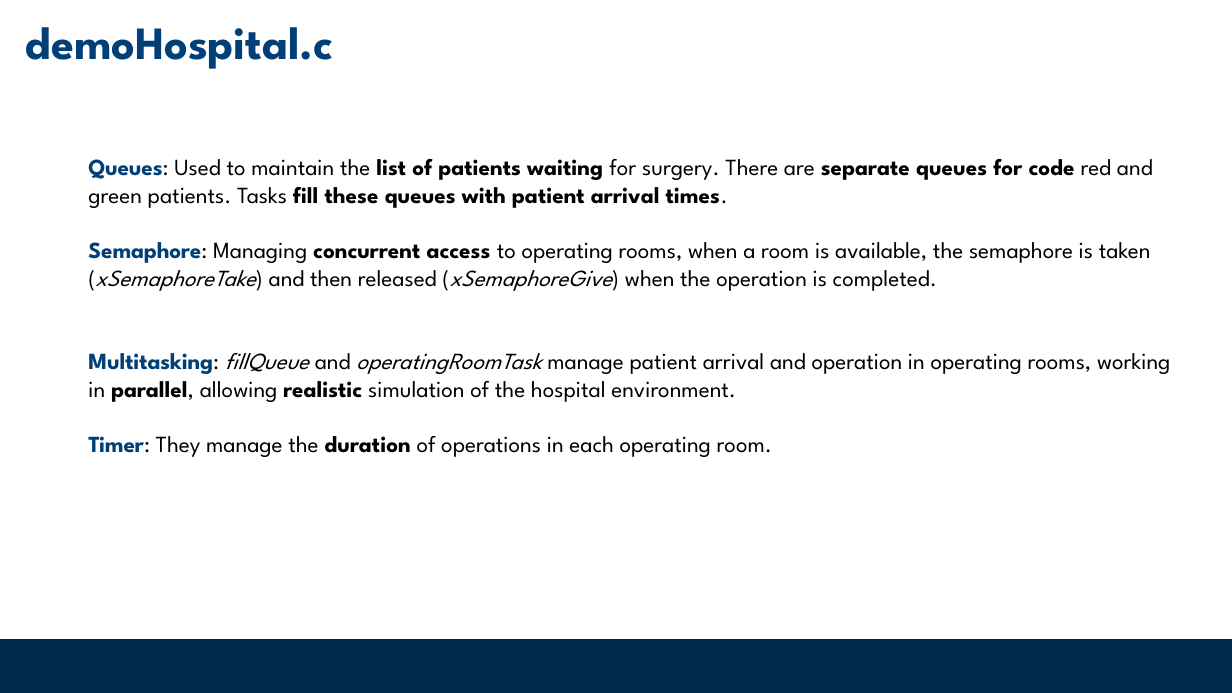
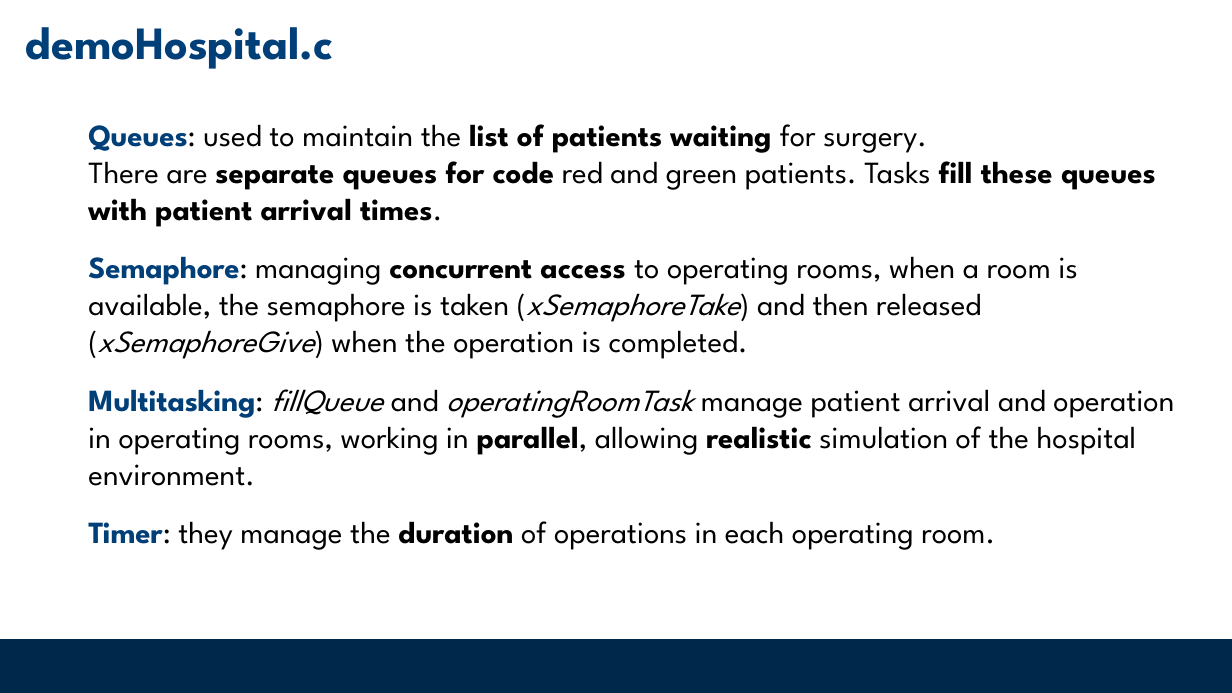
Before and after one commit to giovannidemaria/Polito-FreeRTOS-exploration, a slide deck: slide 13 of Documentation/HaclOSsim - Group09.pptx. Drawn at 1232x693 pixels with LibreOffice and Linux fonts; fonts in the diff are those of the drawing; background and template pictures are left out. Boxes give left, top, right and bottom in pixels: in the first picture for what was removed or moved away, otherwise in the second. Text is boxed around its words. In the diff, an @@ line names an element or a change of style, - is before the commit and + after.

```diff
--- a/Documentation/HaclOSsim - Group09.pptx
+++ b/Documentation/HaclOSsim - Group09.pptx
@@ text at box(88, 124, 1156, 359): text changed; size 18 to 24 pt @@
-  Queues: Used to maintain the list of patients waiting for surgery. There are separate queues for code red and green patients. Tasks fill these queues with patient arrival times.
-  Semaphore: Managing concurrent access to operating rooms, when a room is available, the semaphore is taken (xSemaphoreTake) and then released (xSemaphoreGive) when the operation is completed.
+  Queues: used to maintain the list of patients waiting for surgery.
+  There are separate queues for code red and green patients. Tasks fill these queues with patient arrival times.
+  Semaphore: managing concurrent access to operating rooms, when a room is available, the semaphore is taken (xSemaphoreTake) and then released (xSemaphoreGive) when the operation is completed.
@@ text at box(88, 389, 1174, 486): size 18 to 24 pt in "Multitasking: fillQueue and operatingRoomTask manage patient ..." @@
@@ text at box(88, 521, 995, 550): text changed; size 18 to 24 pt @@
-  Timer: They manage the duration of operations in each operating room.
+  Timer: they manage the duration of operations in each operating room.
```
Also in this commit, not shown: 5 other slides changed, 1 other file.
